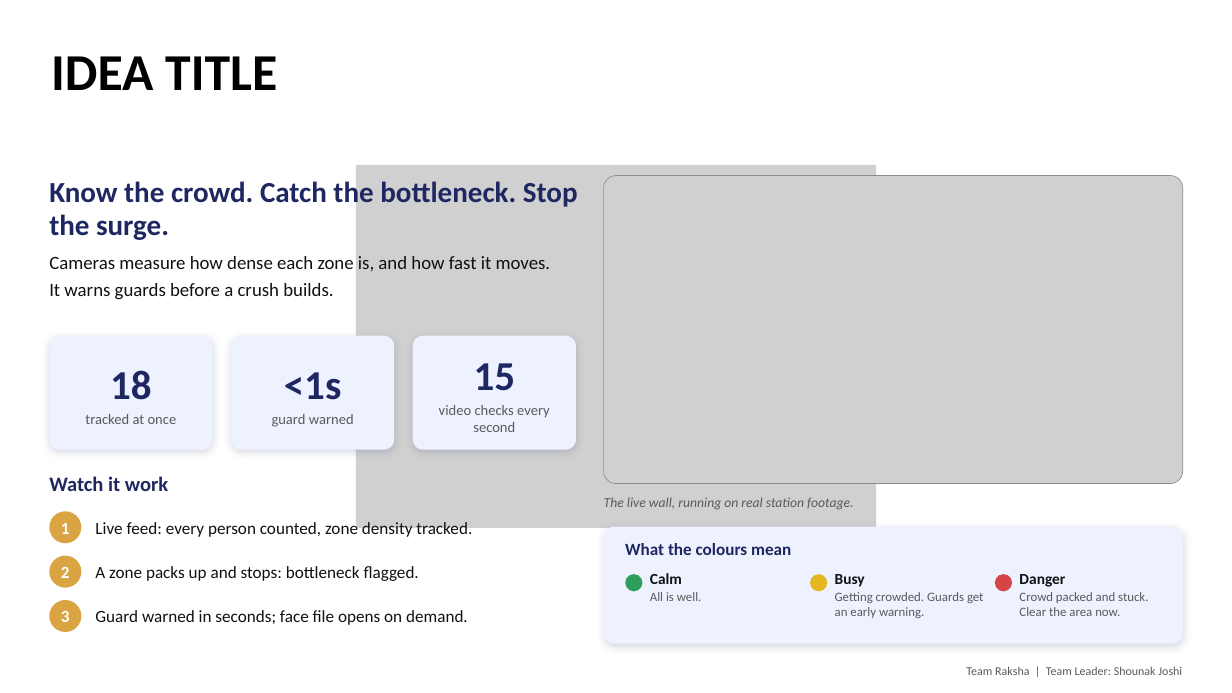
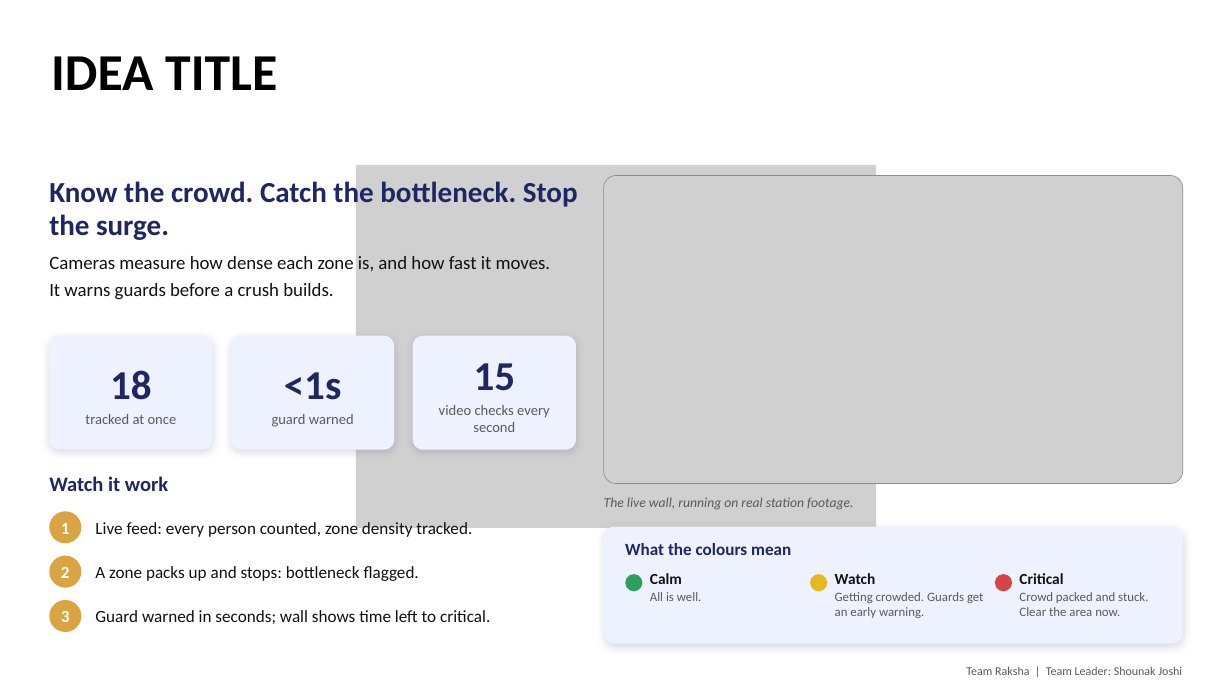
Before and after one commit to shounakjoshi88-a11y/raksha-crowd-safety-hackathon, a slide deck: slide 2 of deck/Raksha_Hackathon2026_Simplified.pptx. Drawn at 1232x693 pixels with LibreOffice and Linux fonts; fonts in the diff are those of the drawing; grey boxes stand for pictures. Boxes give left, top, right and bottom in pixels: in the first picture for what was removed or moved away, otherwise in the second. Text is boxed around its words. In the diff, an @@ line names an element or a change of style, - is before the commit and + after.

Commit message:
fix: judge pass 3 - face search moved to Phase 2 (B2G plug-in), density/flow/forecast MVP, honest scale (edge-per-camera) and occlusion (bird's-eye) answers, privacy cards no longer contradict

```diff
--- a/deck/Raksha_Hackathon2026_Simplified.pptx
+++ b/deck/Raksha_Hackathon2026_Simplified.pptx
@@ text at (x1=835, y1=573, x2=876, y2=584): text changed @@
-Busy
+Watch
@@ text at (x1=1019, y1=573, x2=1063, y2=584): text changed @@
-Danger
+Critical
@@ text at (x1=95, y1=610, x2=490, y2=624): text changed @@
-Guard warned in seconds; face file opens on demand.
+Guard warned in seconds; wall shows time left to critical.
```
Also in this commit, not shown: 4 other slides changed, 3 other files.
